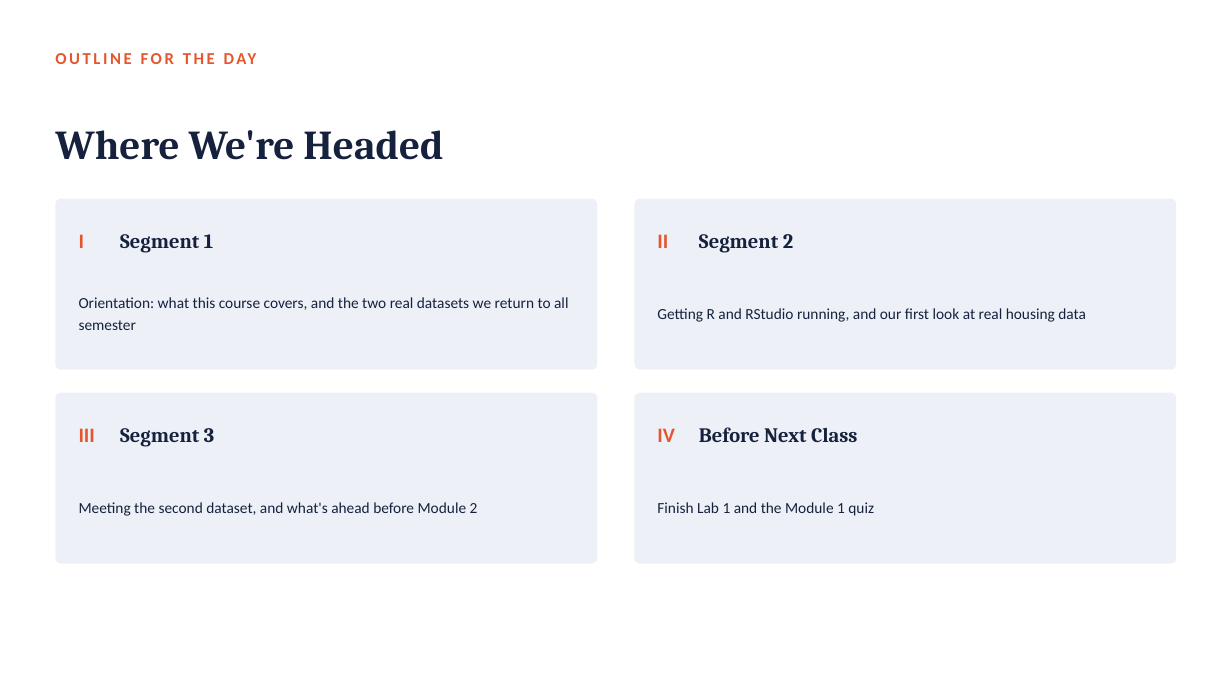
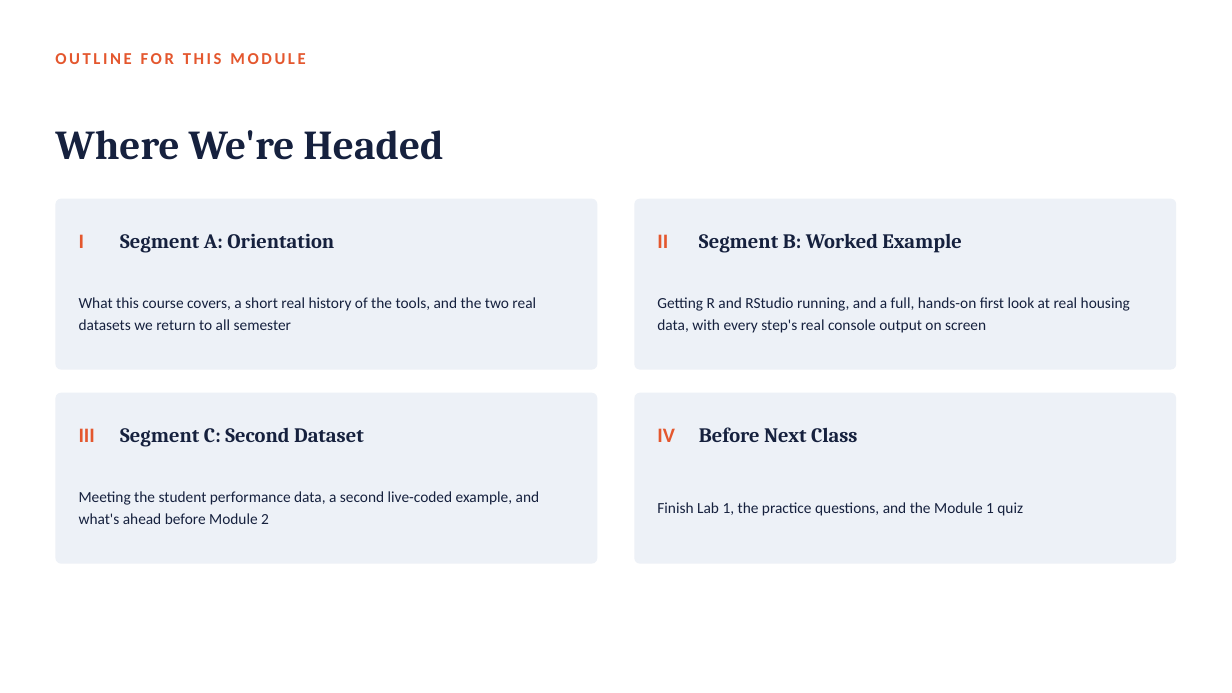
Before and after one commit to fmurital/Teaching-Curriculum, a slide deck: slide 3 of DATA-3230-Data-Visualization/01_Getting_Started_with_R_and_RStudio/Lecture_Slides/Module01_Getting_Started_with_R_and_RStudio.pptx (slide 4 before the commit). Drawn at 1232x693 pixels with LibreOffice and Linux fonts; fonts in the diff are those of the drawing. Boxes give left, top, right and bottom in pixels: in the first picture for what was removed or moved away, otherwise in the second. Text is boxed around its words. In the diff, an @@ line names an element or a change of style, - is before the commit and + after.

Commit message:
Expand Module 1 lecture deck to 74 slides with real code output
Grows the Module 1 deck from 29 to 74 slides so it covers a full
module's worth of material. Every live-coding moment now pairs the
real R code with the actual console output a student will see,
captured by running module1_first_look.R (extended in this commit
to reproduce every number and chart on the slides) against the real
ames_housing.csv and student_performance_math.csv files. Adds a
second full worked example using the student performance data
(studytime vs. final grade), more concept and history slides, and
several new interactive/reflection moments, while keeping the
existing three-segment, two-break structure.

```diff
--- a/DATA-3230-Data-Visualization/01_Getting_Started_with_R_and_RStudio/Lecture_Slides/Module01_Getting_Started_with_R_and_RStudio.pptx
+++ b/DATA-3230-Data-Visualization/01_Getting_Started_with_R_and_RStudio/Lecture_Slides/Module01_Getting_Started_with_R_and_RStudio.pptx
@@ text at box(55, 53, 305, 64): text changed @@
-OUTLINE FOR THE DAY
+OUTLINE FOR THIS MODULE
@@ text at box(120, 234, 334, 253): text changed @@
-Segment 1
+Segment A: Orientation
@@ text at box(699, 233, 962, 253): text changed @@
-Segment 2
+Segment B: Worked Example
@@ text at box(79, 297, 536, 330): text changed @@
-Orientation: what this course covers, and the two real datasets we return to all semester
+What this course covers, a short real history of the tools, and the two real datasets we return to all semester
@@ text at box(657, 297, 1130, 333): text changed @@
-Getting R and RStudio running, and our first look at real housing data
+Getting R and RStudio running, and a full, hands-on first look at real housing data, with every step's real console output on screen
@@ text at box(120, 428, 364, 447): text changed @@
-Segment 3
+Segment C: Second Dataset
@@ text at box(79, 491, 540, 524): text changed @@
-Meeting the second dataset, and what's ahead before Module 2
+Meeting the student performance data, a second live-coded example, and what's ahead before Module 2
@@ text at box(657, 502, 1023, 516): text changed @@
-Finish Lab 1 and the Module 1 quiz
+Finish Lab 1, the practice questions, and the Module 1 quiz
```
Also in this commit, not shown: 17 other slides changed, 47 slides added, 2 slides removed, 1 other file.
